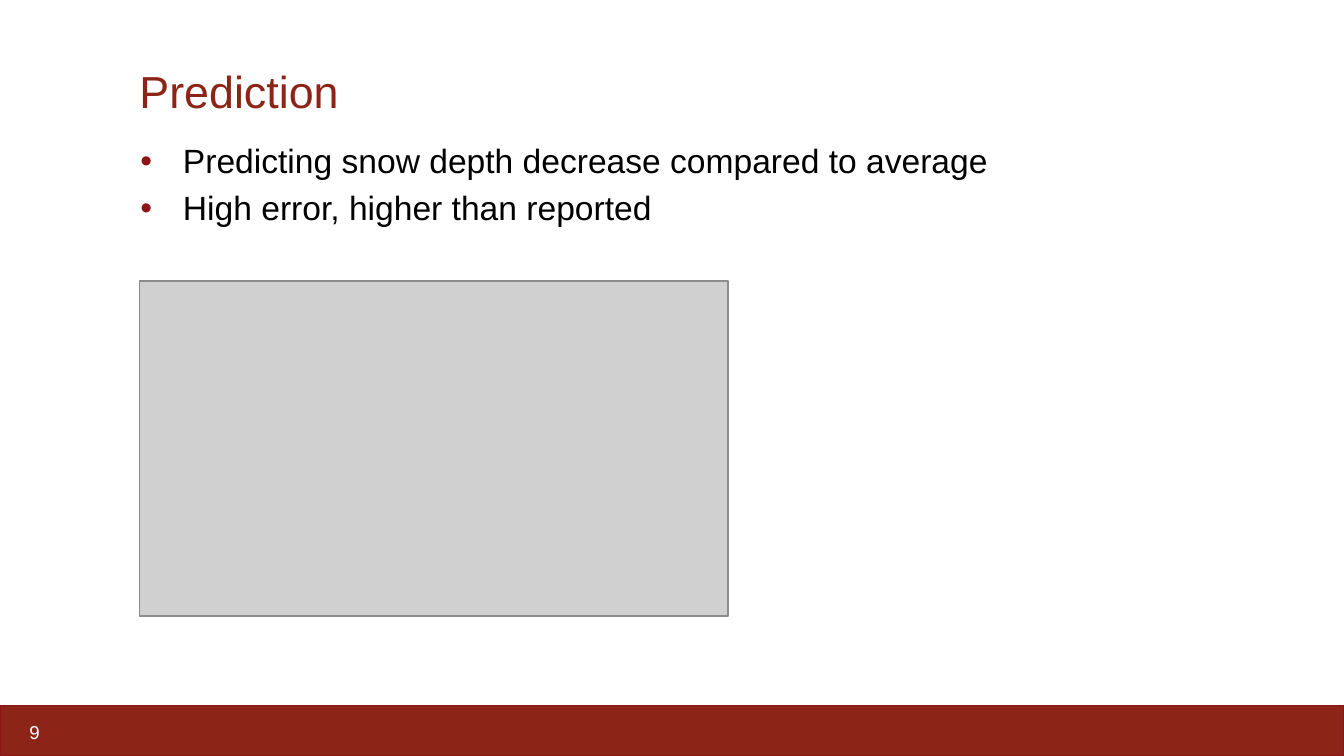
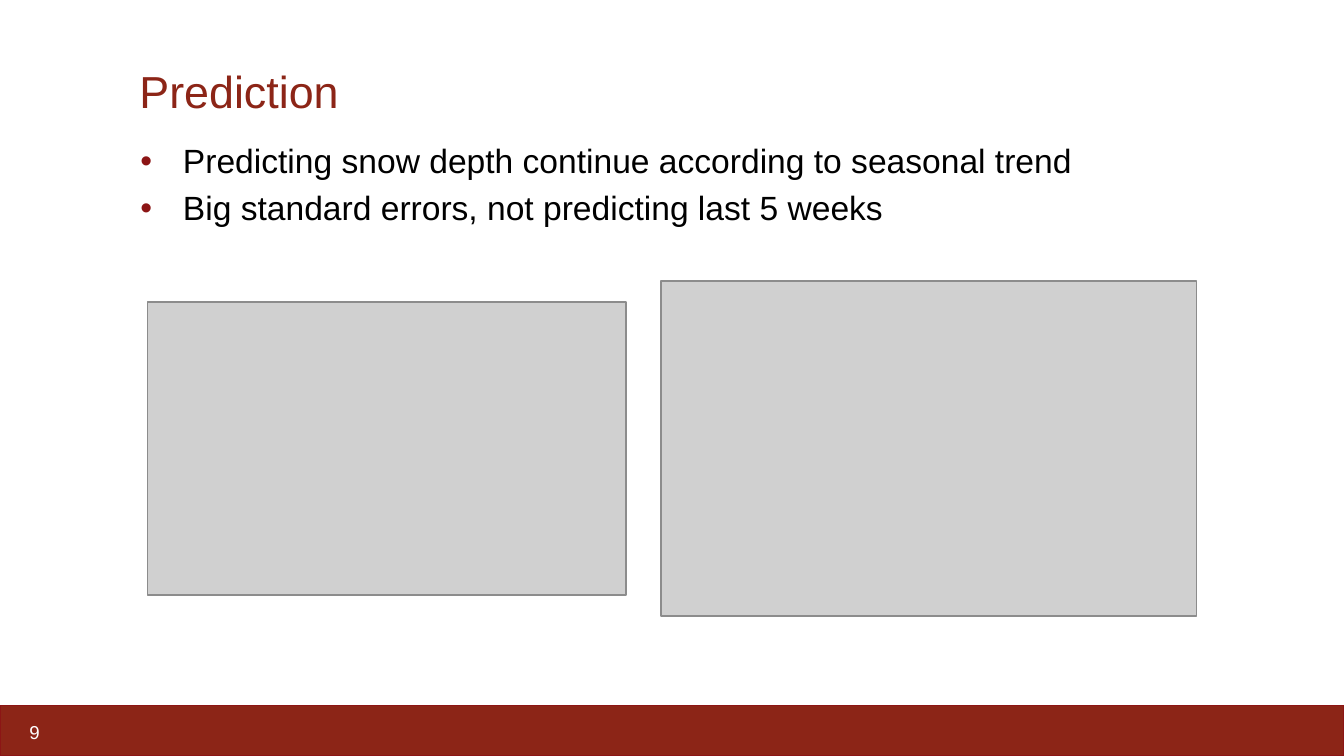
Before and after one commit to johnrapp/stat-221-time-series-project, a slide deck: slide 9 of Presentation.pptx. Drawn at 1344x756 pixels with LibreOffice and Linux fonts; fonts in the diff are those of the drawing; grey boxes stand for pictures. Boxes give left, top, right and bottom in pixels: in the first picture for what was removed or moved away, otherwise in the second. Text is boxed around its words. In the diff, an @@ line names an element or a change of style, - is before the commit and + after.

```diff
--- a/Presentation.pptx
+++ b/Presentation.pptx
@@ text at box(183, 148, 1072, 226): text changed @@
-  • Predicting snow depth decrease compared to average
-  • High error, higher than reported
+  • Predicting snow depth continue according to seasonal trend
+  • Big standard errors, not predicting last 5 weeks
@@ picture added at box(661, 281, 1198, 616) @@
@@ picture: place and size @@
-picture at box(140, 281, 728, 616)
+picture at box(148, 302, 626, 595)
```
Also in this commit, not shown: 6 other slides changed, 2 other files.
